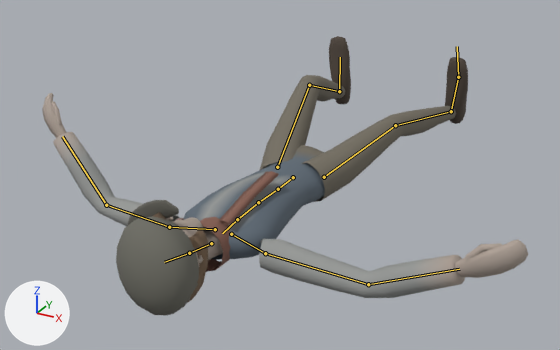
An edit to the glTF model assets/models/characters/spook.glb, drawn before and after from the same camera.
One viewpoint serves both versions: a 50 mm camera at (1.101, -2.416, 1.157) aimed at (-0.046, -0.33, 0.114). The axes (+X, +Y, +Z) are drawn at lower left. The lights are the same throughout. The first picture is the older version. Both versions are drawn at frame 31 of the action 'die'; the numbers are the values there. The bones that change, and the others that lie on the model, are drawn over the model as lines.

Objects in the first picture: 'Spook'.
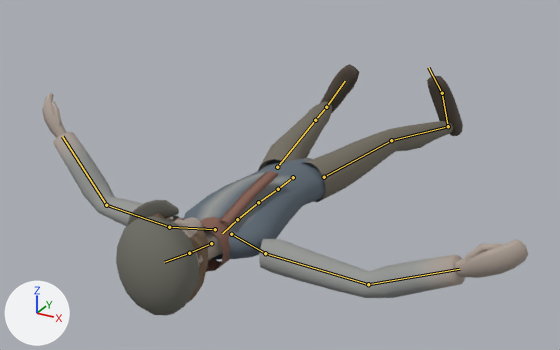
What differs and where, as boxes (x1, y1, x2, y2) in the pictures (560 x 350 px):
'Spook', posed (10% shorter)
    before: (42, 36, 528, 315)
    after: (42, 64, 528, 315)
bone 'RightUpperLeg', root to tip
    before: (324, 177) to (395, 125)
    after: (324, 177) to (391, 140)
bone 'RightLowerLeg', root to tip
    before: (395, 125) to (451, 111)
    after: (391, 140) to (448, 126)
bone 'RightFoot', root to tip
    before: (451, 111) to (458, 77)
    after: (448, 126) to (442, 93)
bone 'LeftUpperLeg', root to tip
    before: (277, 167) to (309, 85)
    after: (277, 167) to (315, 120)
bone 'LeftLowerLeg', root to tip
    before: (309, 85) to (339, 91)
    after: (315, 120) to (326, 107)
bone 'LeftFoot', root to tip
    before: (339, 91) to (340, 57)
    after: (326, 107) to (345, 81)

The edits, one by one:
Bone 'RightUpperLeg' (bone_rightupperleg) turns from (8, 1, -12) to (-1, -15, -10) degrees about its own x, y and z.
Bone 'RightLowerLeg' (bone_rightlowerleg) turns from (-12, 0, 0) to (-4, 0, 0) degrees about its own x, y and z.
Bone 'RightFoot' (bone_rightfoot) turns from (25, 1, 1) to (38, 1, 1) degrees about its own x, y and z.
Bone 'LeftUpperLeg' (bone_leftupperleg) turns from (24, -4, 8) to (3, 35, 10) degrees about its own x, y and z.
Bone 'LeftLowerLeg' (bone_leftlowerleg) turns from (-40, 0, 0) to (-14, 0, 0) degrees about its own x, y and z.
Bone 'LeftFoot' (bone_leftfoot) turns from (25, -1, -1) to (34, -1, -1) degrees about its own x, y and z.
